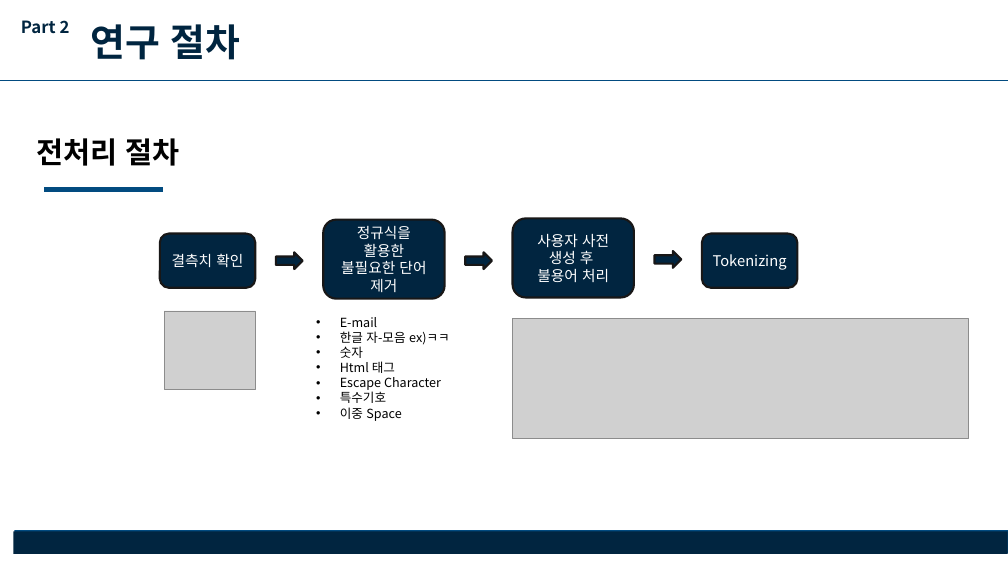
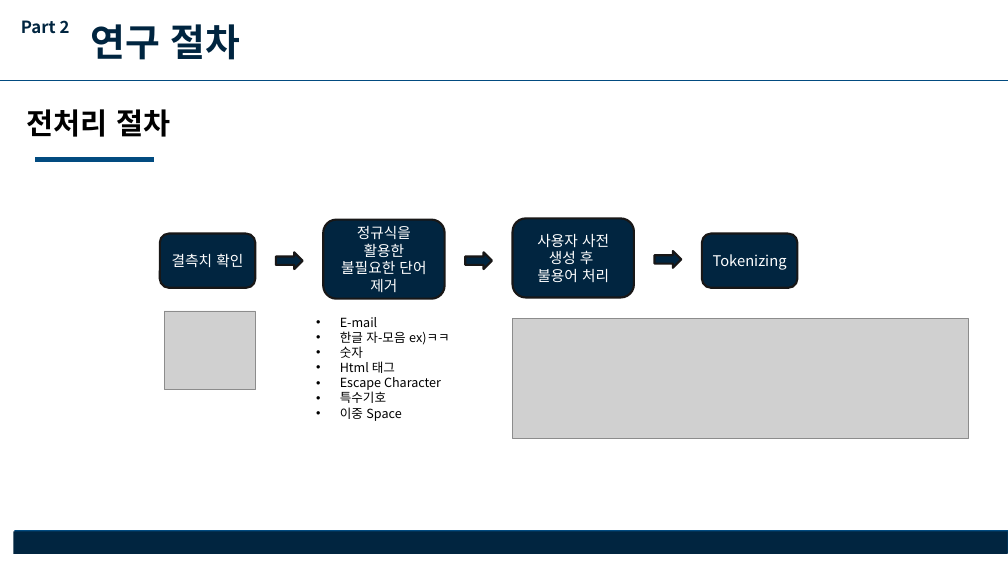
Before and after one commit to good5229/new_year_speech, a slide deck: slide 7 of 2021_2 비정형데이터 프로젝트 결과보고서.pptx. Drawn at 1008x567 pixels with LibreOffice and Linux fonts; fonts in the diff are those of the drawing; grey boxes stand for pictures. Boxes give left, top, right and bottom in pixels: in the first picture for what was removed or moved away, otherwise in the second. Text is boxed around its words. In the diff, an @@ line names an element or a change of style, - is before the commit and + after.

```diff
--- a/2021_2 비정형데이터 프로젝트 결과보고서.pptx
+++ b/2021_2 비정형데이터 프로젝트 결과보고서.pptx
@@ text "전처리 절차" moved from (x1=36, y1=138, x2=179, y2=166) to (x1=27, y1=109, x2=170, y2=137) @@
@@ line moved from (45, 190) - (163, 190) to (36, 160) - (154, 160) @@
```
Also in this commit, not shown: 3 other slides changed.
